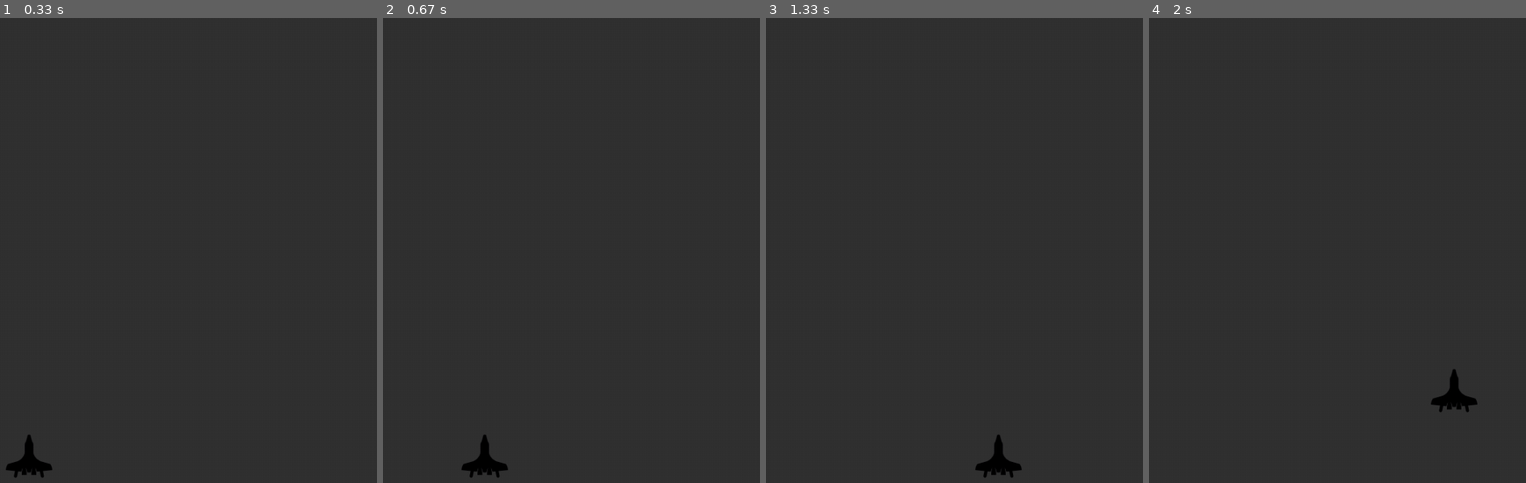
Above: before the commit, frames 1-4 (left to right).
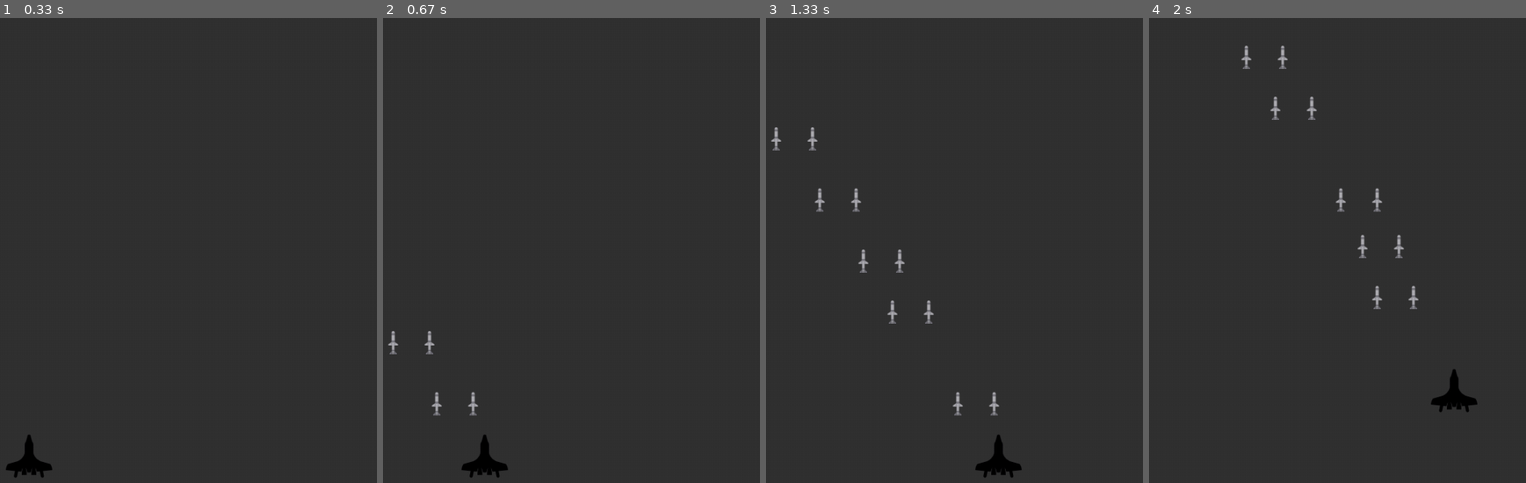
Above: after the commit, the same moments.

Repository: eric101789/PyGame_2022
Game: pygame game, started from main/main.py
Two runs of this game, one before a commit and one after it. Both use one fixed random seed, a clock stepped at 60 frames per second and the inputs below.
Inputs:
- Up to frame 1 (0.33 s): no input
- Up to frame 2 (0.67 s): hold Space from 0.33 s (still down); hold D from 0.33 s (still down)
- Up to frame 3 (1.33 s): release Space at 0.8 s; release D at 0.8 s; hold D 0.83-1.3 s; tap Space at 0.9, 1.2 s
- Up to frame 4 (2 s): hold W 1.33-1.63 s; tap Space at 1.4, 1.73 s; hold D from 1.67 s (still down)

Frame 1 is identical in both runs. In frame 2, 0.3% of the frame differs, in the area x 1-26%, y 67-86%; in frame 3, 0.6%, in the area x 1-62%, y 23-86%; in frame 4, 0.6%.

Commit message:
2022/05/10 missile發射動作定義

Diff:
--- a/main/main.py
+++ b/main/main.py
@@ -1,6 +1,7 @@
 import pygame
 from pathlib import Path
 from player import Player
+from missile import MyMissile
 
 # 初始化pygame系統
 pygame.init()
@@ -31,6 +32,17 @@
 
 player = Player(playground=playground, sensitivity=movingScale)
 
+# 建立物件串列
+Missiles = []
+
+
+keyCountX = 0  # 用來計算按鍵被按下的次數，X軸
+keyCountY = 0
+
+# 建立事件編號
+launchMissile = pygame.USEREVENT + 1
+
+
 running = True
 clock = pygame.time.Clock()  # create an object to help track time
 
@@ -39,23 +51,60 @@
     for event in pygame.event.get():
         if event.type == pygame.QUIT:
             running = False
+
+        if event.type == launchMissile:
+            m_x = player.xy[0] - 10
+            m_y = player.xy[1]
+            Missiles.append(MyMissile(xy=(m_x, m_y), playground=playground, sensitivity=movingScale))
+            m_x = player.xy[0] + 40
+            Missiles.append(MyMissile(xy=(m_x, m_y), playground=playground, sensitivity=movingScale))
+
         if event.type == pygame.KEYDOWN:
             if event.key == pygame.K_a:  # 'a', 'A', 左移
+                keyCountX += 1
                 player.to_the_left()
             if event.key == pygame.K_d:
+                keyCountX += 1
                 player.to_the_right()
             if event.key == pygame.K_s:
+                keyCountY += 1
                 player.to_the_bottom()
             if event.key == pygame.K_w:
+                keyCountY += 1
                 player.to_the_top()
+
+            if event.key == pygame.K_SPACE:
+                m_x = player.x - 10
+                m_y = player.y
+                Missiles.append(MyMissile(xy=(m_x, m_y), playground=playground, sensitivity=movingScale))
+                m_x = player.x + 40
+                Missiles.append(MyMissile(playground, (m_x, m_y), movingScale))  # 若未指定參數，須按照宣告順序
+                pygame.time.set_timer(launchMissile, 200)  # 之後，每400 ms發射一組
 
         if event.type == pygame.KEYUP:
             if event.key == pygame.K_a or event.key == pygame.K_d:
-                player.stop_x()
+                if keyCountX == 1:
+                    keyCountX = 0
+                    player.stop_x()
+                else:
+                    keyCountX -= 1
             if event.key == pygame.K_s or event.key == pygame.K_w:
-                player.stop_y()
+                if keyCountY == 1:
+                    keyCountY = 0
+                    player.stop_y()
+                else:
+                    keyCountY -= 1
+
+            if event.key == pygame.K_SPACE:
+                pygame.time.set_timer(launchMissile, 0)  # 停止發射
 
     screen.blit(background, (0, 0))  # 更新背景圖片
+
+    Missiles = [item for item in Missiles if item.available]
+    for m in Missiles:
+        m.update()
+        screen.blit(m.image, m.xy)
+
     player.update()  # 更新player狀態
     screen.blit(player.image, player.xy)  # 添加 player 圖片
     pygame.display.update()  # 更新螢幕狀態
--- a/main/missile.py
+++ b/main/missile.py
@@ -5,7 +5,7 @@
 
 # 飛彈類別
 class MyMissile(GameObject):
-    # 建構式
+    # 初始化
     def __init__(self, playground, xy, sensitivity=1):
         GameObject.__init__(self, playground)
         __parent_path = Path(__file__).parents[1]
@@ -20,7 +20,6 @@
         self._moveScale = 0.7 * sensitivity
         self.to_the_top()   # 設定移動方向
 
-    # 只會往上，override parent's method
     def update(self):
         self._y += self._changeY
         if self._y < self._objectBound[2]:
Binary file changed: res/airforce.png
Binary file added: res/missile2.png
